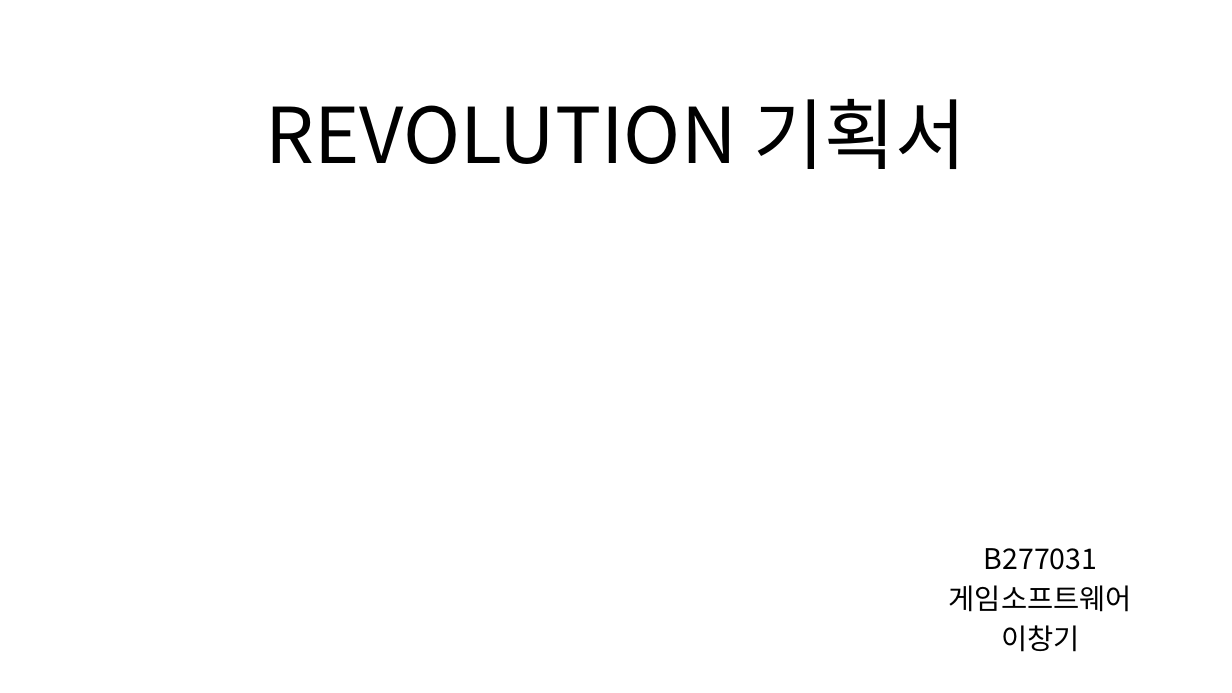
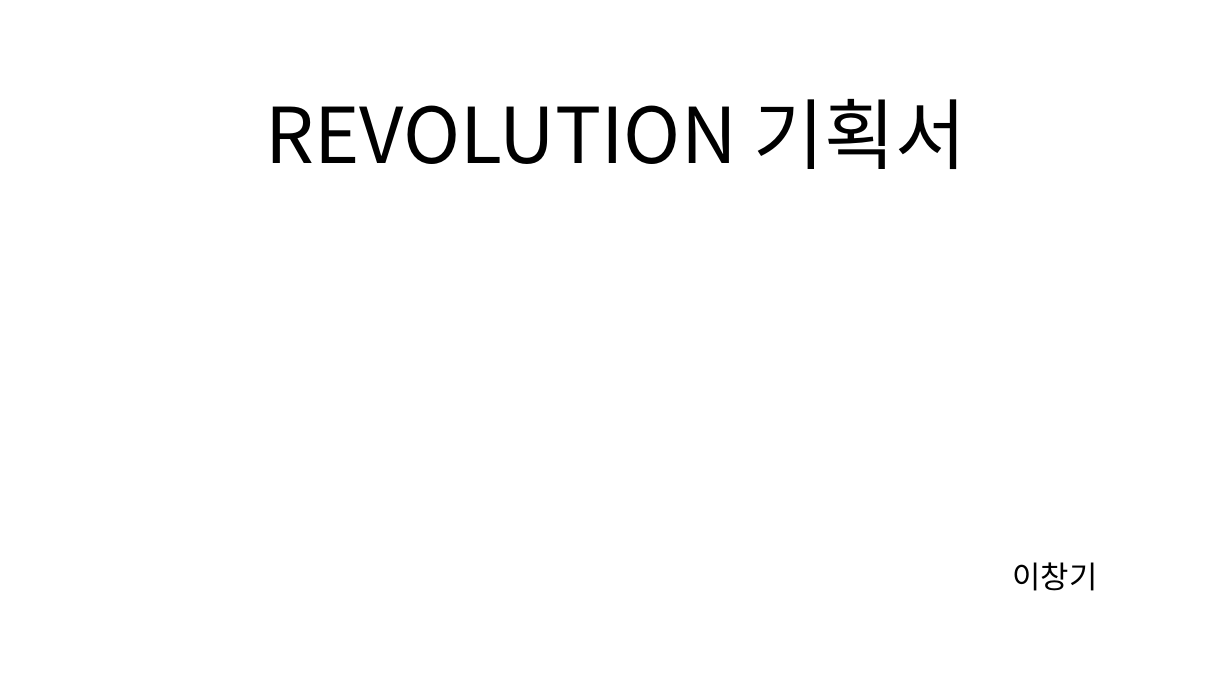
Before and after one commit to ORB-Union/ProJect, a slide deck: slide 1 of Revolution/기획서 및 목표/REVOLUTION 기획서.pptm. Drawn at 1232x693 pixels with LibreOffice and Linux fonts; fonts in the diff are those of the drawing; background and template pictures are left out. Boxes give left, top, right and bottom in pixels: in the first picture for what was removed or moved away, otherwise in the second. Text is boxed around its words. In the diff, an @@ line names an element or a change of style, - is before the commit and + after.

```diff
--- a/Revolution/기획서 및 목표/REVOLUTION 기획서.pptm
+++ b/Revolution/기획서 및 목표/REVOLUTION 기획서.pptm
@@ subtitle "이창기": place and size @@
-subtitle "이창기" at (949,548,1132,652)
+subtitle "이창기" at (1013,562,1098,591)
@@ subtitle "이창기" at (1013,562,1098,591): size 22.2 to 24 pt; line spacing 0.8 to 0.9 @@
@@ subtitle at (949,548,1132,612): paragraphs removed @@
-B277031
-게임소프트웨어
```
Also in this commit, not shown: 5 other files.
